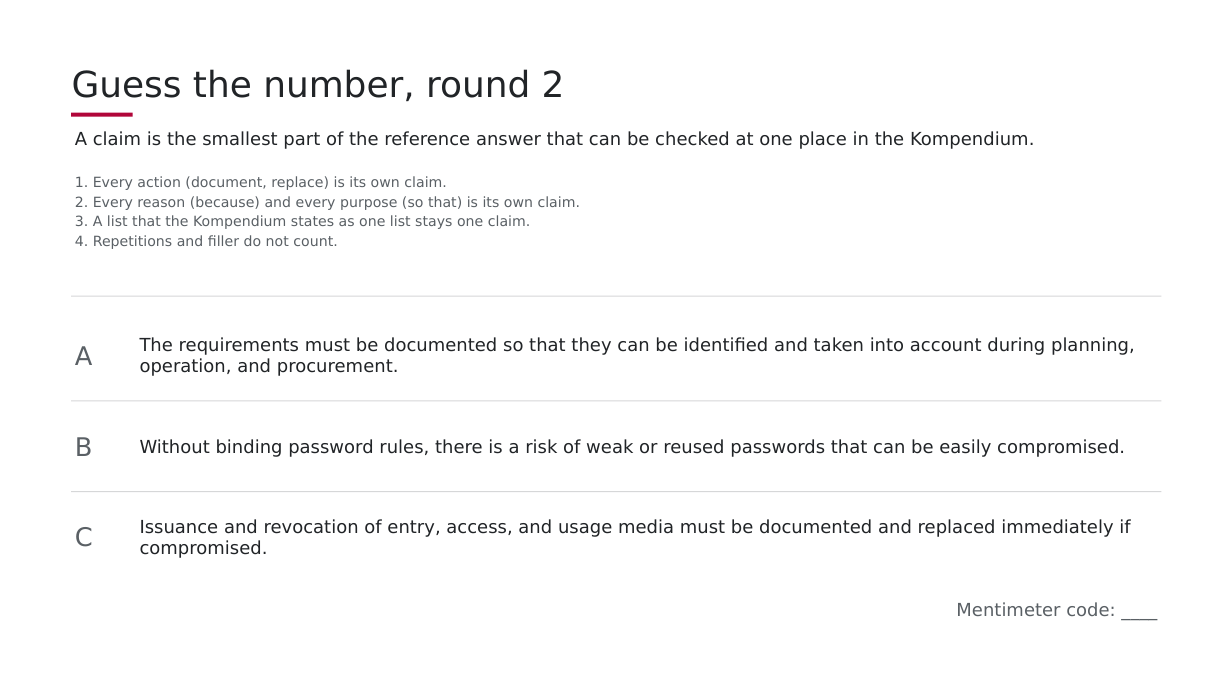
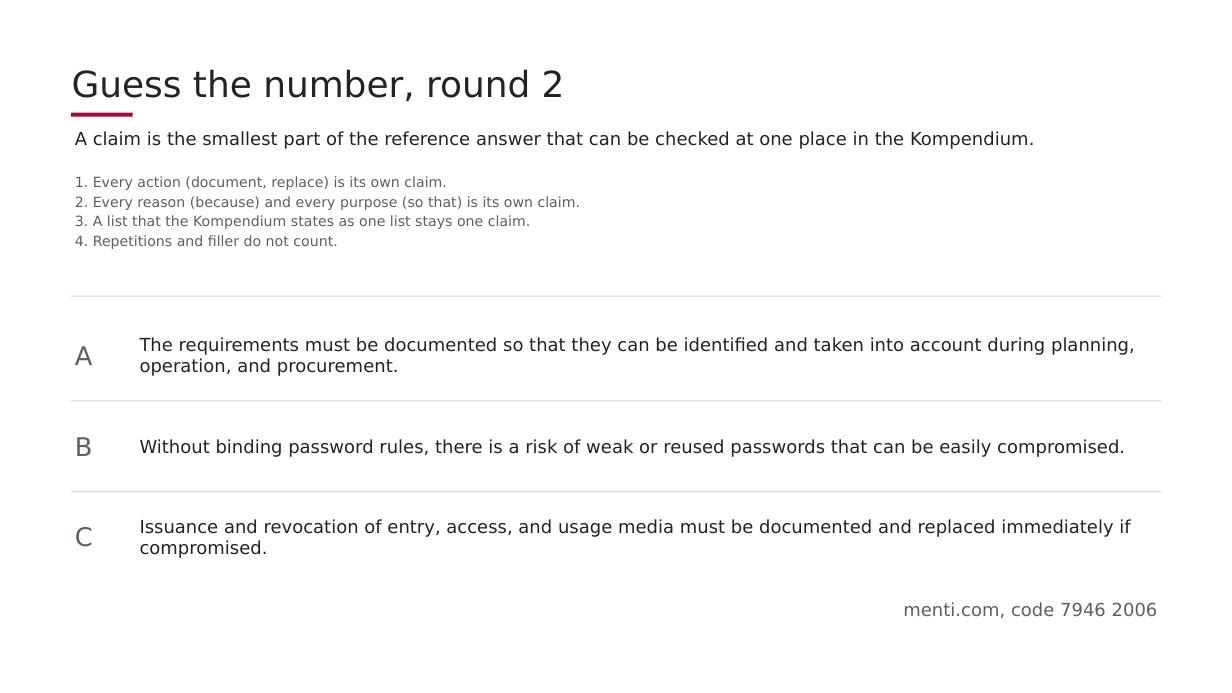
Before and after one commit to aihpi/workshop-rag, a slide deck: slide 7 of slides/src/rag_iii_claims_english.pptx. Drawn at 1232x693 pixels with LibreOffice and Linux fonts; fonts in the diff are those of the drawing; background and template pictures are left out. Boxes give left, top, right and bottom in pixels: in the first picture for what was removed or moved away, otherwise in the second. Text is boxed around its words. In the diff, an @@ line names an element or a change of style, - is before the commit and + after.

```diff
--- a/slides/src/rag_iii_claims_english.pptx
+++ b/slides/src/rag_iii_claims_english.pptx
@@ text at (x1=903, y1=602, x2=1158, y2=618): text changed @@
-Mentimeter code: ____
+menti.com, code 7946 2006
```
Also in this commit, not shown: 1 other slide changed, 6 other files.
